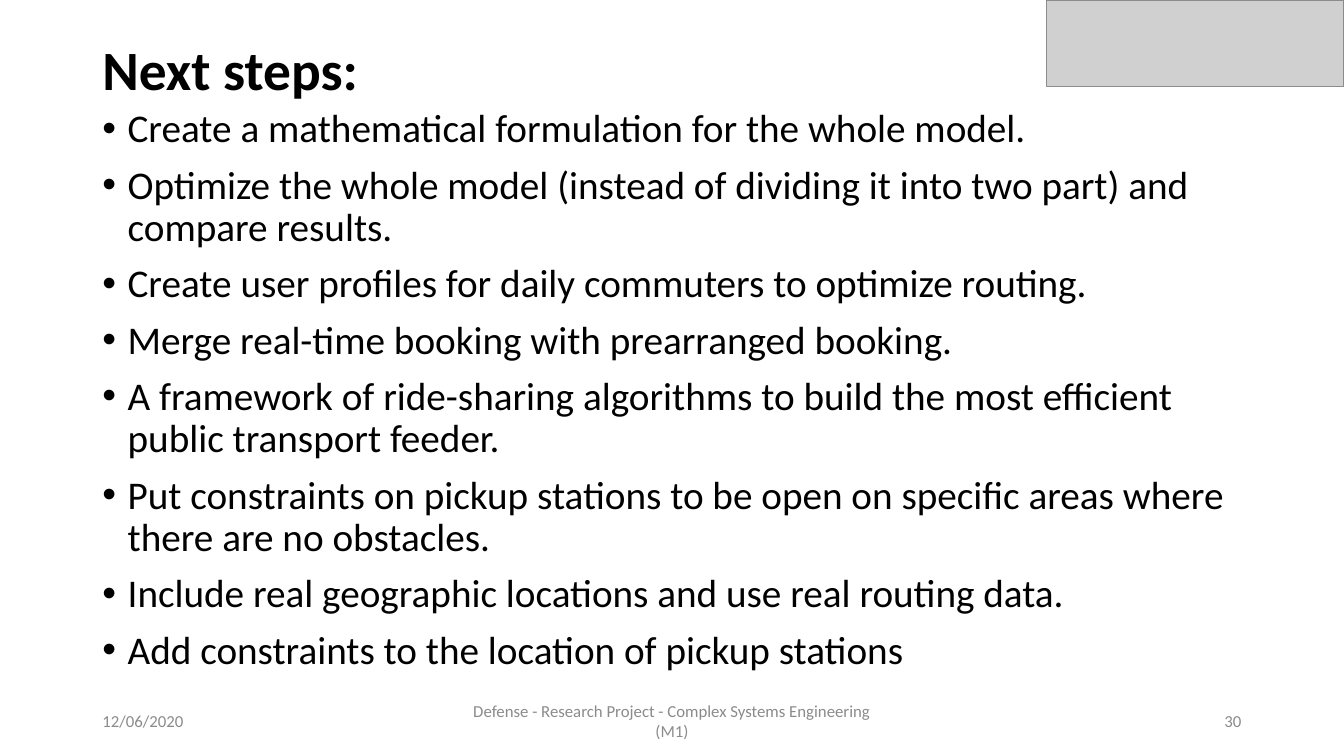
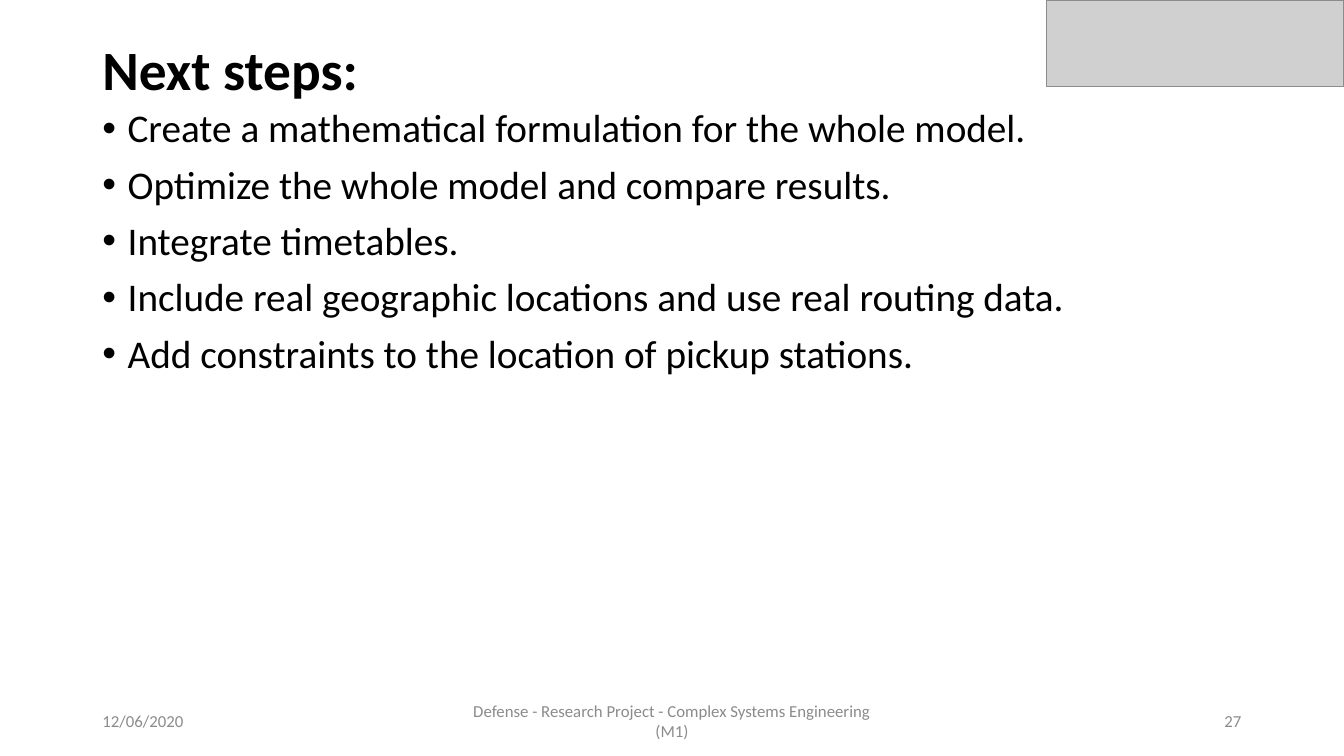
Before and after one commit to AymanABDELHAMID/OD_MTO_DARP, a slide deck: slide 27 of Presentation/presentation_AymanMahmoud.pptx (slide 30 before the commit). Drawn at 1344x756 pixels with LibreOffice and Linux fonts; fonts in the diff are those of the drawing; grey boxes stand for pictures. Boxes give left, top, right and bottom in pixels: in the first picture for what was removed or moved away, otherwise in the second. Text is boxed around its words. In the diff, an @@ line names an element or a change of style, - is before the commit and + after.

```diff
--- a/Presentation/presentation_AymanMahmoud.pptx
+++ b/Presentation/presentation_AymanMahmoud.pptx
@@ text at [128,171,891,262]: text changed @@
-• Optimize the whole model (instead of dividing it into two part) and compare results.
-• Create user profiles for daily commuters to optimize routing.
-• Merge real-time booking with prearranged booking.
-• A framework of ride-sharing algorithms to build the most efficient public transport feeder.
-• Put constraints on pickup stations to be open on specific areas where there are no obstacles.
+• Optimize the whole model and compare results.
+• Integrate timetables.
@@ text at [128,340,913,375]: text changed @@
-• Add constraints to the location of pickup stations
+• Add constraints to the location of pickup stations.
@@ page number at [1224,716,1241,727]: text changed @@
-30
+27
```
Also in this commit, not shown: 14 other slides changed, 1 slide added, 4 slides removed, 2 other files.
